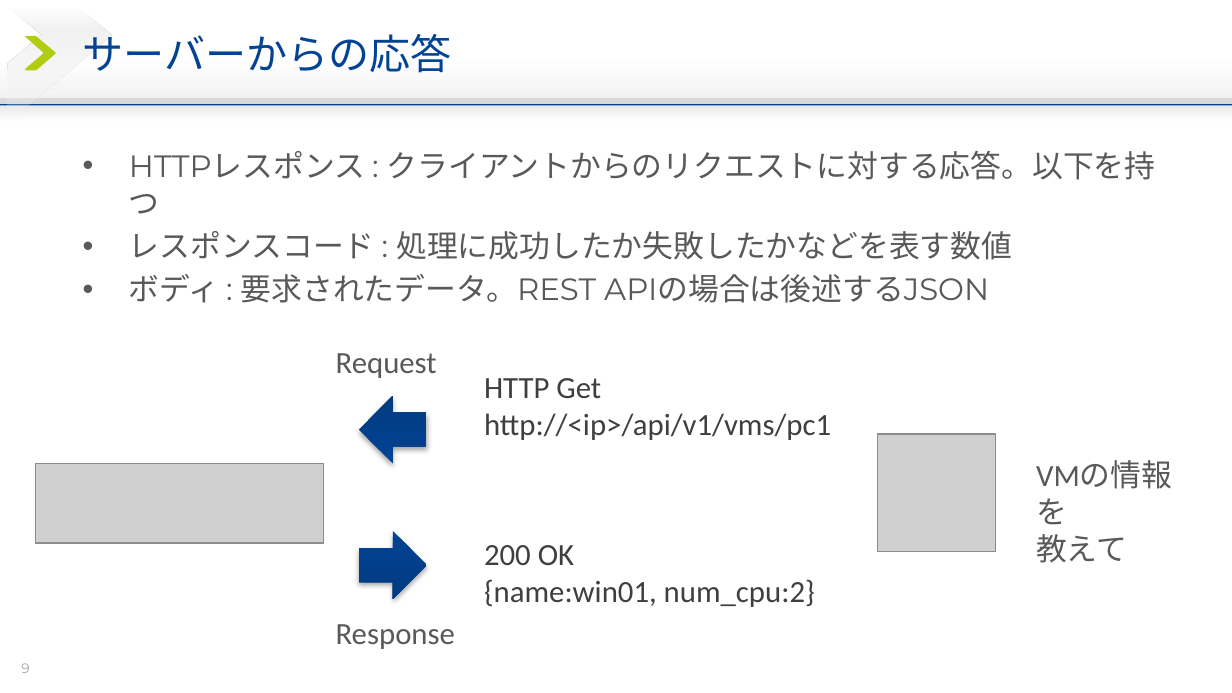
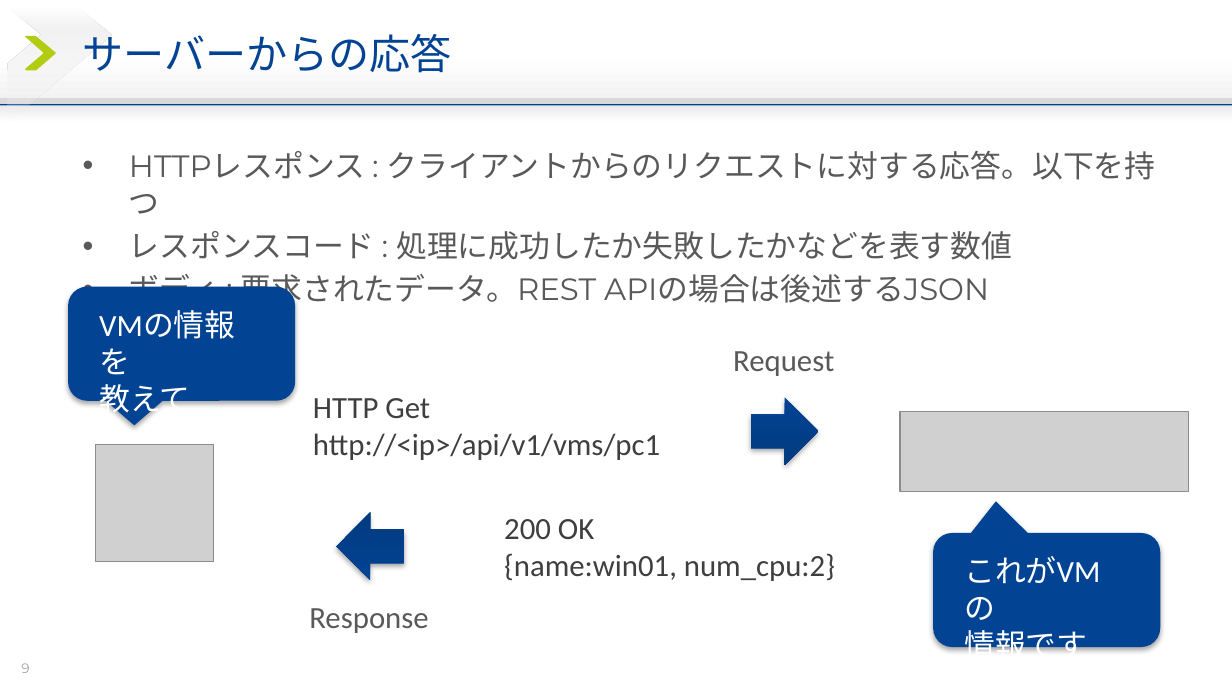
Before and after one commit to yuichi110/nutanix_restapi_bootcamp, a slide deck: slide 9 of about_restapi.PPTX. Drawn at 1232x693 pixels with LibreOffice and Linux fonts; fonts in the diff are those of the drawing; grey boxes stand for pictures; background and template pictures are left out. Boxes give left, top, right and bottom in pixels: in the first picture for what was removed or moved away, otherwise in the second. Text is boxed around its words. In the diff, an @@ line names an element or a change of style, - is before the commit and + after.

```diff
--- a/about_restapi.PPTX
+++ b/about_restapi.PPTX
@@ rounded speech box added at (68, 287, 294, 402), fill #024394 @@
@@ text "VMの情報を": place and size @@
-text "VMの情報を" at (1036, 534, 1127, 563)
+text "VMの情報を" at (99, 384, 190, 419)
@@ text "VMの情報を" at (99, 384, 190, 419): text colour #595959 to #FFFFFF @@
@@ text "Request": place and size @@
-text "Request" at (336, 353, 437, 378)
+text "Request" at (733, 351, 834, 376)
@@ text "HTTP Get": place and size @@
-text "HTTP Get" at (484, 378, 831, 440)
+text "HTTP Get" at (313, 398, 660, 460)
@@ right arrow at (752, 397, 819, 464): rotation 180 to 0 degrees @@
@@ picture: place and size @@
-picture at (36, 463, 324, 543)
+picture at (899, 411, 1188, 492)
@@ picture: place and size @@
-picture at (877, 434, 995, 552)
+picture at (96, 445, 214, 563)
@@ text "200 OK": place and size @@
-text "200 OK" at (484, 545, 815, 607)
+text "200 OK" at (504, 519, 835, 581)
@@ right arrow at (336, 513, 404, 580): rotation 0 to 180 degrees @@
@@ rounded speech box added at (933, 533, 1159, 648), fill #024394 @@
@@ text added at (964, 556, 1100, 665), 18 pt, text #FFFFFF @@
+これがVMの
+情報です
@@ text "Response": place and size @@
-text "Response" at (336, 624, 455, 649)
+text "Response" at (309, 608, 428, 633)
```
Also in this commit, not shown: 4 other slides changed, 6 other files.
